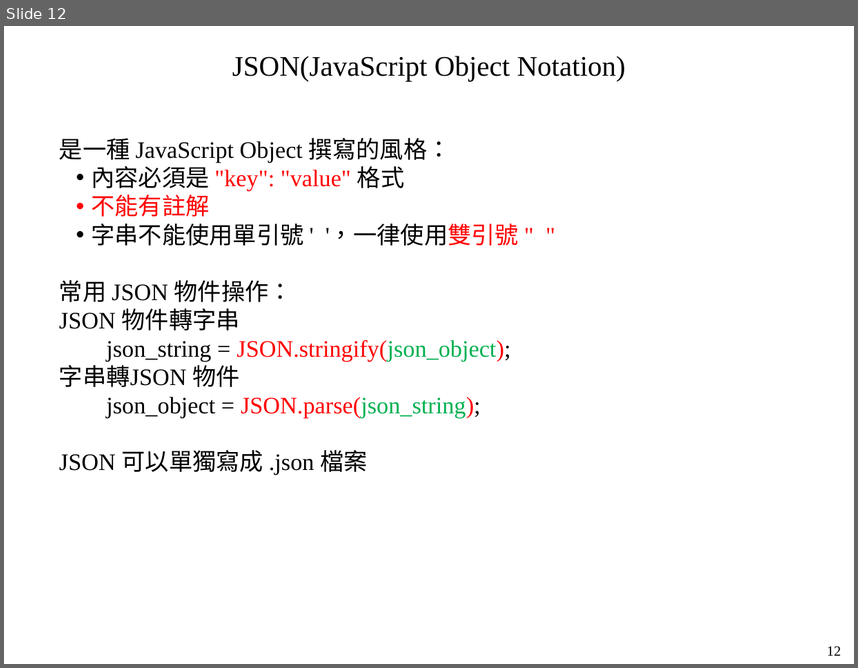
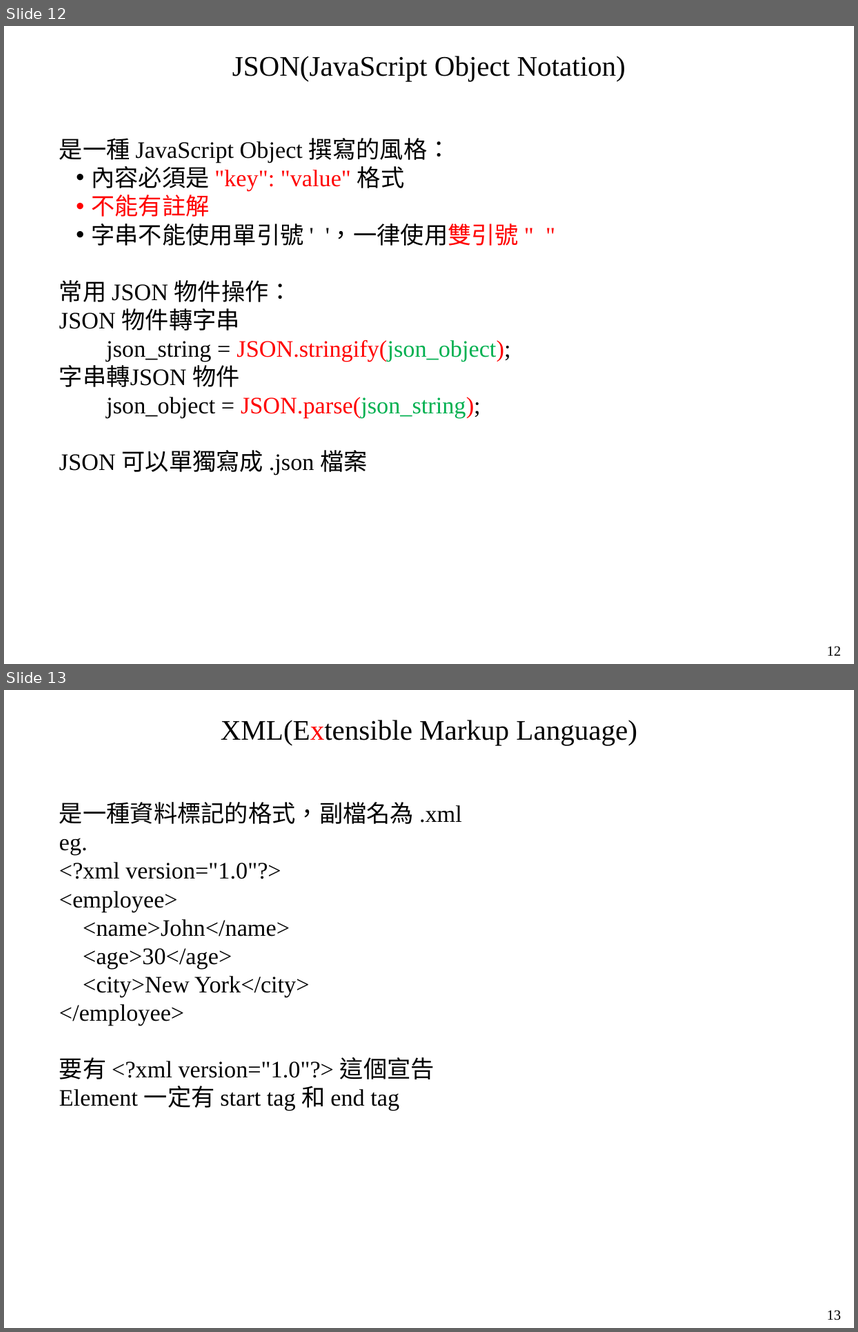
Before and after one commit to mar120434/2021_web_tutor, a slide deck: 動態網頁.pptx. Shown one above the other, each under a label of ours: slide 12 before the commit, slides 12 and 13 after it. The pictures are 858x668 and 858x1332 pixels, drawn with LibreOffice and Linux fonts; fonts in the diff are those of the drawing. Boxes give left, top, right and bottom in pixels: in the first picture for what was removed or moved away, otherwise in the second. Text is boxed around its words. In the diff, an @@ line names an element or a change of style, - is before the commit and + after.

```diff
--- a/動態網頁.pptx
+++ b/動態網頁.pptx
@@ slide 13 added at (x1=4, y1=690, x2=854, y2=1328), background #FFFFFF @@
@@ text added at (x1=221, y1=720, x2=637, y2=745), 24 pt, text #000000 @@
+XML(Extensible Markup Language)
@@ text added at (x1=59, y1=802, x2=462, y2=1110), 20 pt, text #000000 @@
+是一種資料標記的格式，副檔名為 .xml
+eg.
+<?xml version="1.0"?>
+<employee>
+<name>John</name>
+<age>30</age>
+<city>New York</city>
+</employee>
+要有 <?xml version="1.0"?> 這個宣告
+Element 一定有 start tag 和 end tag
@@ text added at (x1=827, y1=1310, x2=841, y2=1320), 12 pt, text #000000 @@
+13
```
Also in this commit, not shown: 1 slide changed, 2 other files.
